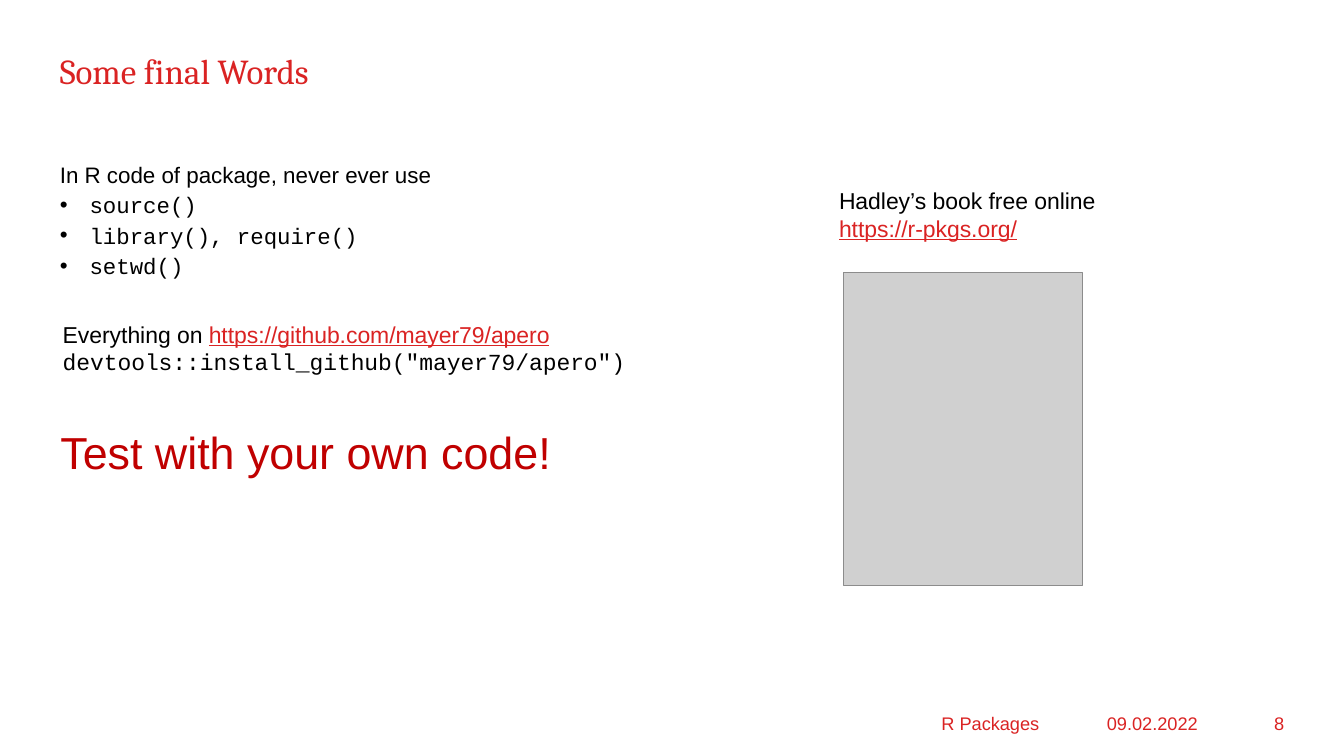
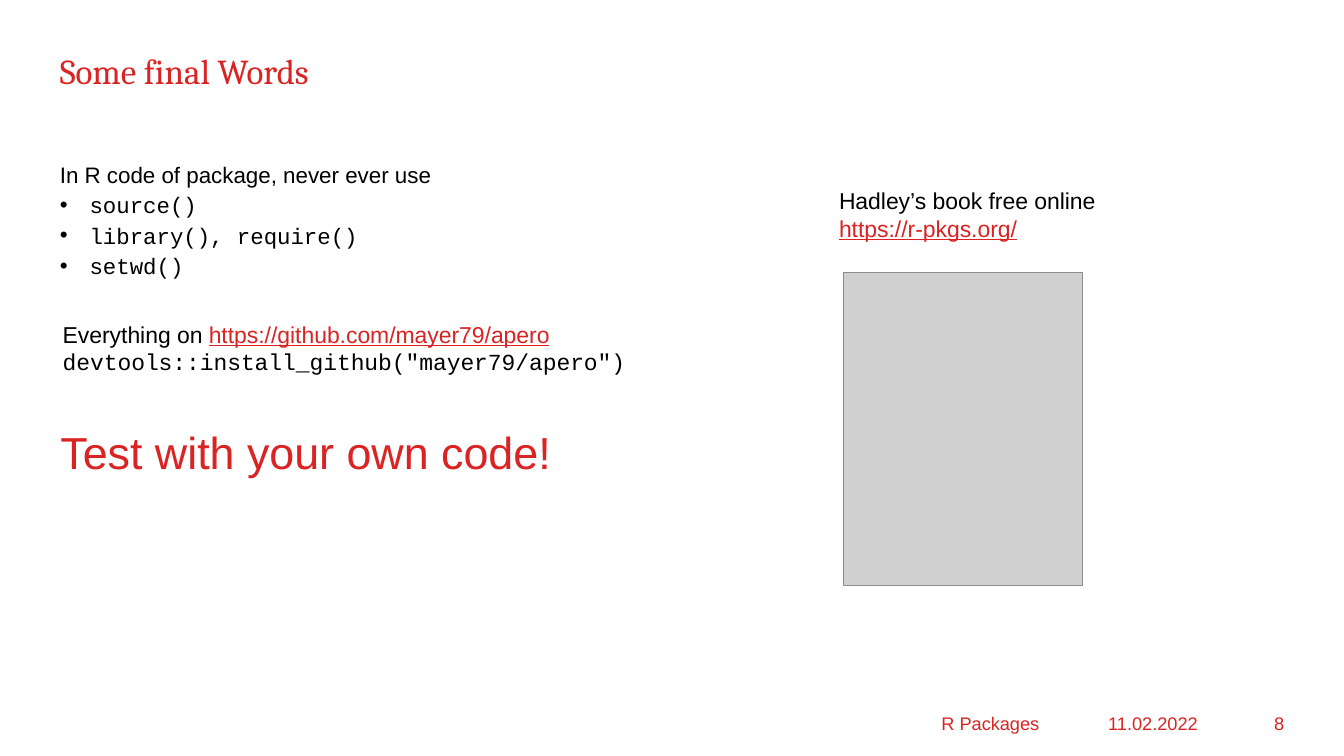
Before and after one commit to mayer79/apero, a slide deck: slide 8 of RPackage_en.pptx. Drawn at 1344x756 pixels with LibreOffice and Linux fonts; fonts in the diff are those of the drawing; grey boxes stand for pictures; background and template pictures are left out. Boxes give left, top, right and bottom in pixels: in the first picture for what was removed or moved away, otherwise in the second. Text is boxed around its words. In the diff, an @@ line names an element or a change of style, - is before the commit and + after.

```diff
--- a/RPackage_en.pptx
+++ b/RPackage_en.pptx
@@ text "Test with your own code!" at [60,436,551,478]: text colour #C00000 to #DA2323 @@
@@ text at [1108,717,1198,730]: text changed @@
-09.02.2022
+11.02.2022
```
Also in this commit, not shown: 6 other slides changed.
